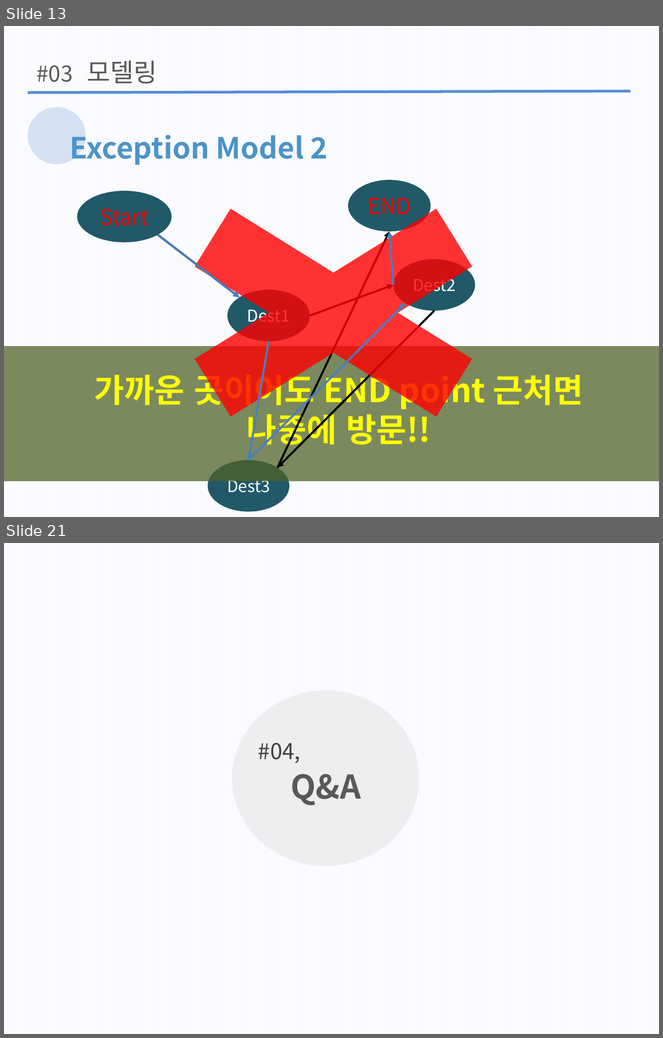
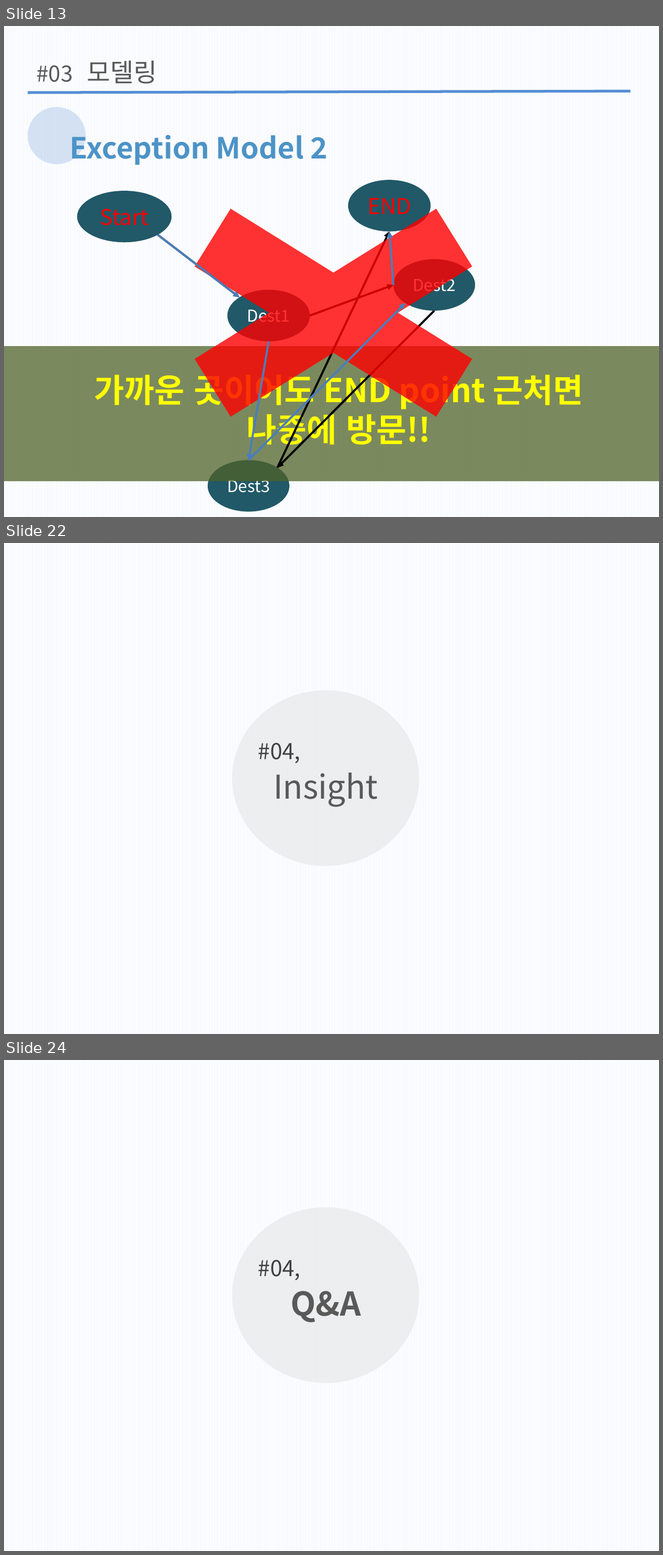
Before and after one commit to wlgh325/DS, a slide deck: 자구발표2.pptx. Shown one above the other, each under a label of ours: slides 13 and 21 before the commit, slides 13, 22 and 24 after it; the slides between them are not shown. The pictures are 663x1038 and 663x1555 pixels, drawn with LibreOffice and Linux fonts; fonts in the diff are those of the drawing. Boxes give left, top, right and bottom in pixels: in the first picture for what was removed or moved away, otherwise in the second. Text is boxed around its words. In the diff, an @@ line names an element or a change of style, - is before the commit and + after.

```diff
--- a/자구발표2.pptx
+++ b/자구발표2.pptx
@@ slide 22 added at (4, 543, 659, 1034), background pattern #FFFFFF on #F6F8FC @@
@@ ellipse added at (232, 691, 419, 866), fill #D9D9D9 at 37% opacity @@
@@ text added at (258, 743, 301, 763), 24 pt, text #404040 @@
+#04,
@@ text added at (273, 773, 378, 807), 36 pt, text #595959 @@
+Insight
@@ what was slide 21 is now slide 24 @@
```
Also in this commit, not shown: 11 slides changed, 2 other slides added.
